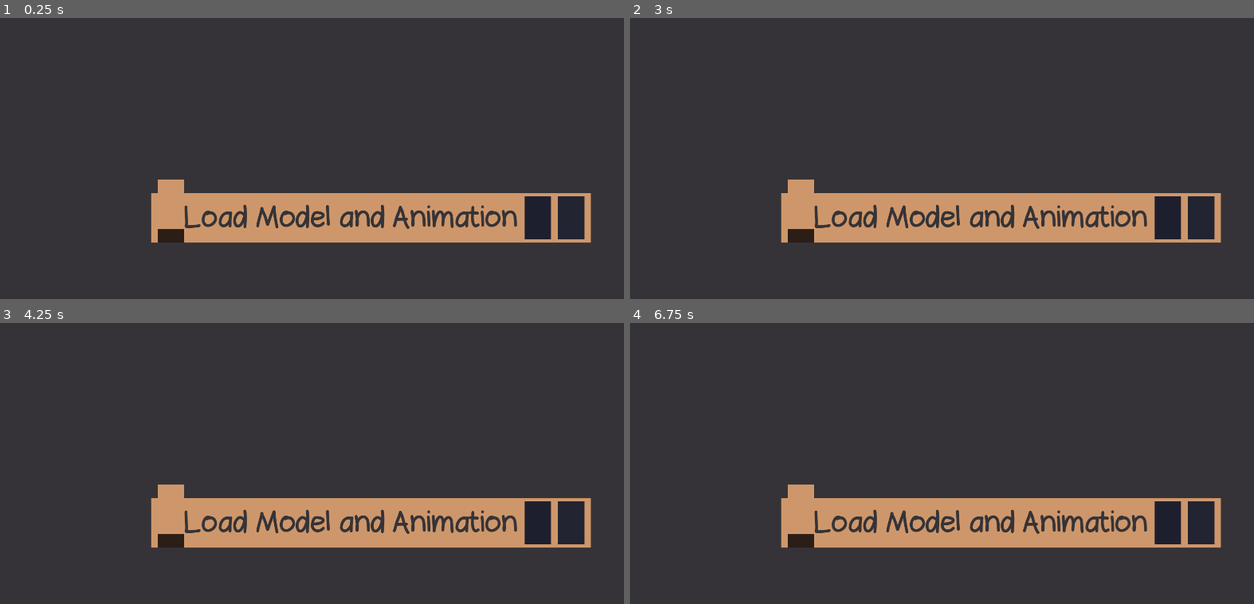
Above: before the commit, frames 1-4 (two rows, left to right).
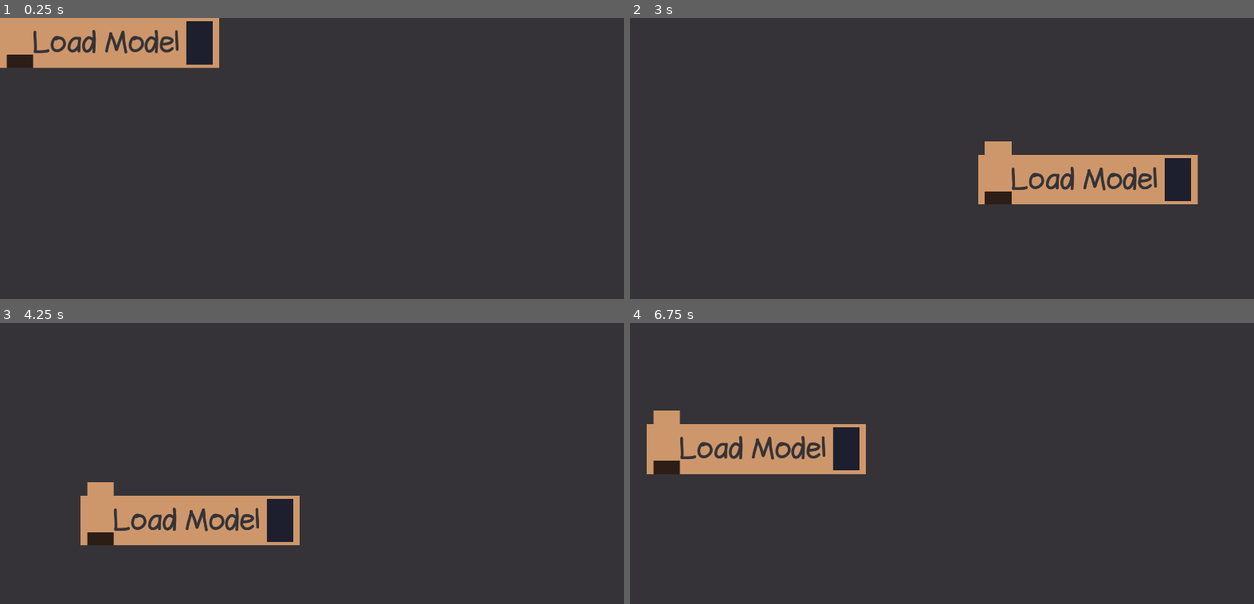
Above: after the commit, the same moments.

Repository: ToadSaidHi/Thwomp-Sprite-Editor
Game: Godot game, scene res://Editor/blockCodeEditor/Block.tscn
Same seed, same stepped clock (60 frames per second), same inputs: the game is played once before the commit and once after it. The project has no main scene, so this scene is started directly.
Inputs (mouse positions are in pixels of both pictures, inside the frame that each line leads up to):
- Up to frame 1 (0.25 s): no input
- Up to frame 2 (3 s): click (742, 43) at 0.52 s; click (742, 43) at 1.27 s; click (742, 43) at 2.02 s; tap Enter at 2.75 s; move the mouse to (1091, 178) at 2.77 s; click (1091, 178) at 2.85 s
- Up to frame 3 (4.25 s): tap Space at 3.5 s; move the mouse to (193, 519) at 3.52 s; tap Mouse wheel down (Scroll Down) at 3.6 s; click (193, 519) at 3.8 s
- Up to frame 4 (6.75 s): tap Enter at 4.25, 5.75 s; move the mouse to (1010, 424) at 4.27 s; tap Mouse wheel up (scroll up) at 4.35 s; click (1010, 424) at 4.55 s; tap Space at 5, 6.5 s; move the mouse to (917, 573) at 5.02 s; click (917, 573) at 5.1 s; move the mouse to (1141, 556) at 5.77 s; click (1141, 556) at 5.85 s; move the mouse to (754, 449) at 6.52 s; tap Mouse wheel down (Scroll Down) at 6.6 s

The runs differ from the first frame. In frame 1, 15% of the frame differs, in the area x 0-95%, y 0-80%; in frame 2, 13%; in frame 3, 10%; in frame 4, 15%, in the area x 2-95%, y 31-80%.

Commit message:
Draggable blocks

Diff:
--- a/Editor/blockCodeEditor/Block.tscn
+++ b/Editor/blockCodeEditor/Block.tscn
@@ -1,19 +1,16 @@
 [gd_scene format=3 uid="uid://2m7tn7y8s3ux"]
 
 [ext_resource type="Script" uid="uid://eklv6me23v6l" path="res://Editor/blockCodeEditor/block.gd" id="1_sal11"]
-[ext_resource type="Resource" uid="uid://b08j40nmiooc8" path="res://Objects/Blocks/Basic/loadModelAndAnime.tres" id="2_xhmhm"]
+[ext_resource type="Resource" uid="uid://sobfqdki4x1h" path="res://Objects/Blocks/Basic/loadModel.tres" id="2_wmdd0"]
 [ext_resource type="Script" uid="uid://bx3web8d3xgfd" path="res://Editor/blockCodeEditor/HoleArea.gd" id="3_tug77"]
 [ext_resource type="Theme" uid="uid://cplk57enbq5ui" path="res://Objects/Themes/MainTheme.tres" id="3_xhmhm"]
 
 [sub_resource type="RectangleShape2D" id="RectangleShape2D_lc2ms"]
 size = Vector2(81, 128)
 
-[sub_resource type="RectangleShape2D" id="RectangleShape2D_u0vrb"]
-size = Vector2(303, 149)
-
 [node name="Block" type="Node2D" unique_id=650439733]
 script = ExtResource("1_sal11")
-block = ExtResource("2_xhmhm")
+block = ExtResource("2_wmdd0")
 
 [node name="Base" type="ColorRect" parent="." unique_id=166731568]
 offset_right = 120.0
@@ -115,12 +112,11 @@
 autowrap_mode = 0
 vertical_alignment = 1
 
-[node name="Camera2D" type="Camera2D" parent="." unique_id=1946524169]
-position = Vector2(505, 13)
+[node name="Draggable" type="Button" parent="." unique_id=218102467]
+offset_left = 4.0
+offset_right = 12.0
+offset_bottom = 150.0
+flat = true
 
-[node name="ClickableArea" type="Area2D" parent="." unique_id=1962585501]
-
-[node name="CollisionShape2D" type="CollisionShape2D" parent="ClickableArea" unique_id=1451384216]
-position = Vector2(151.5, 75.5)
-shape = SubResource("RectangleShape2D_u0vrb")
-debug_color = Color(0.8055084, 0.39396393, 0.36927304, 0.41960785)
+[connection signal="button_down" from="Draggable" to="." method="_on_draggable_button_down"]
+[connection signal="button_up" from="Draggable" to="." method="_on_draggable_button_up"]
--- a/Editor/blockCodeEditor/block.gd
+++ b/Editor/blockCodeEditor/block.gd
@@ -2,7 +2,12 @@
 @export var block : Block
 @export var subBlocks : Array[subBlock]
 
+var dragging: bool = false
+var mouseOff: Vector2 = Vector2.ZERO
+
 func _ready() -> void:
+
+
 	$Title.text = block.Title
 	for i in block.SubBlockInputs:
 		subBlocks.append(null)
@@ -20,7 +25,12 @@
 
 
 func _process(delta: float) -> void:
-
+	if(Input.is_action_just_pressed("clickDown") and mouseInBox):
+		dragging = true
+	elif(Input.is_action_just_released("clickDown")):
+		dragging = false
+	if(dragging):
+		global_position = get_global_mouse_position() + mouseOff
 	growBlock()
 
 func insertSubBlock(loc : int, block : subBlock):
@@ -70,3 +80,19 @@
 			$Hole4.modulate = block.SubBlockInputs.get(x).color
 			$Hole4.show()
 		x+=1
+	$Draggable.size.x = e.size.x+120
+
+
+
+
+
+var mouseInBox = false
+
+
+func _on_draggable_button_down() -> void:
+	mouseOff = global_position - get_global_mouse_position()
+	dragging = true
+
+
+func _on_draggable_button_up() -> void:
+	dragging = false
--- a/Objects/Blocks/Basic/loadModelAndAnime.tres
+++ b/Objects/Blocks/Basic/loadModelAndAnime.tres
@@ -6,6 +6,7 @@
 [ext_resource type="Resource" uid="uid://b82d7negs1o5l" path="res://Objects/Block Types/ArcData.tres" id="2_gcaw6"]
 [ext_resource type="Script" uid="uid://gyotv2locax4" path="res://Objects/Classes/StringSub.gd" id="2_xj6s5"]
 [ext_resource type="Resource" uid="uid://x8h57mullpp6" path="res://Objects/Block Types/Text.tres" id="3_gog1f"]
+[ext_resource type="Script" uid="uid://whbkuqa2t0pt" path="res://Objects/Classes/subBlock.gd" id="4_gog1f"]
 
 [sub_resource type="Resource" id="Resource_xj6s5"]
 script = ExtResource("2_xj6s5")
--- a/project.godot
+++ b/project.godot
@@ -48,6 +48,11 @@
 "events": [Object(InputEventMouseButton,"resource_local_to_scene":false,"resource_name":"","device":-1,"window_id":0,"a …(262 unchanged characters)…
 ]
 }
+clickDown={
+"deadzone": 0.2,
+"events": [Object(InputEventMouseButton,"resource_local_to_scene":false,"resource_name":"","device":-1,"window_id":0,"alt_pressed":false,"shift_pressed":false,"ctrl_pressed":false,"meta_pressed":false,"button_mask":1,"position":Vector2(745, 12),"global_position":Vector2(764, 108),"factor":1.0,"button_index":1,"canceled":false,"pressed":true,"double_click":false,"script":null)
+]
+}
 
 [layer_names]
 
